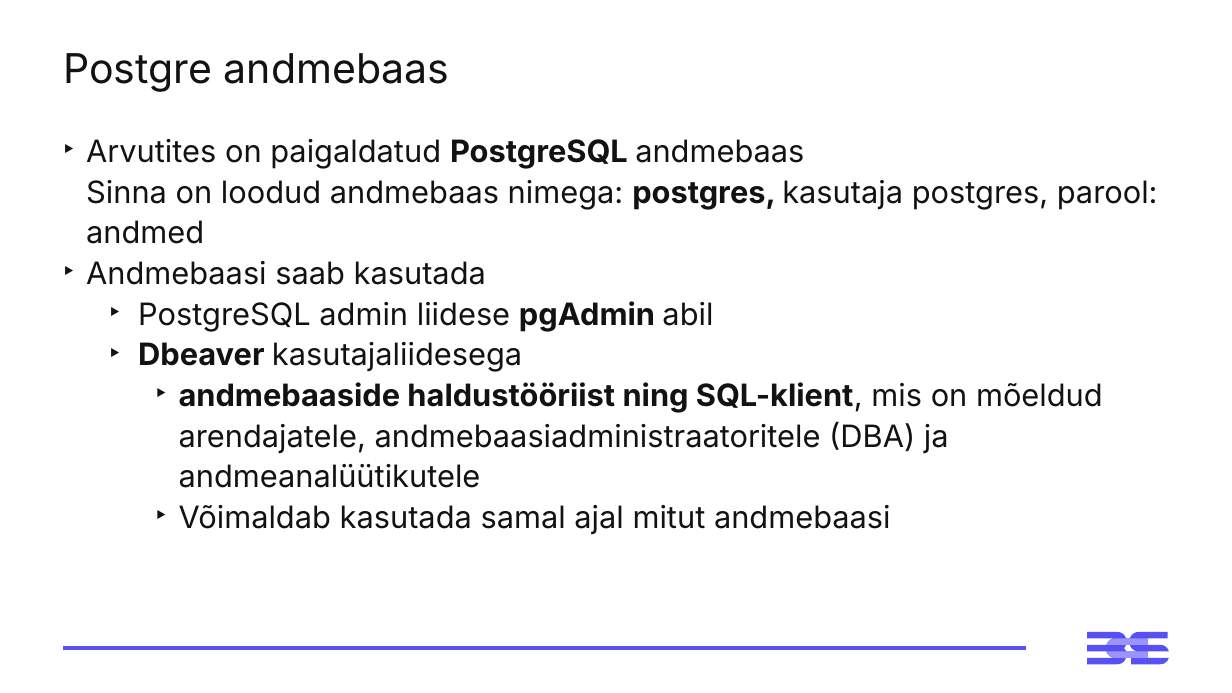
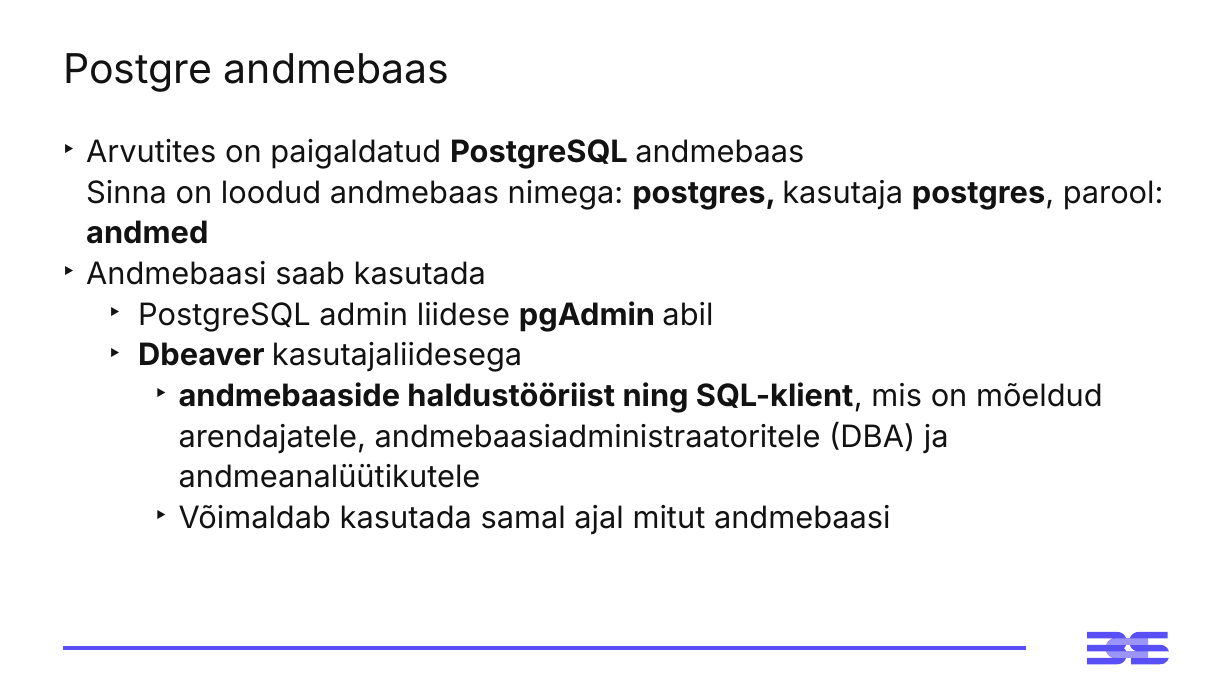
Before and after one commit to emilieabel/andmetarkus, a slide deck: slide 14 of Materjalid/Day6 SQL/6-paev-andmetarkus-esitlus.pptx (slide 13 before the commit). Drawn at 1232x693 pixels with LibreOffice and Linux fonts; fonts in the diff are those of the drawing. Boxes give left, top, right and bottom in pixels: in the first picture for what was removed or moved away, otherwise in the second. Text is boxed around its words. In the diff, an @@ line names an element or a change of style, - is before the commit and + after.

```diff
--- a/Materjalid/Day6 SQL/6-paev-andmetarkus-esitlus.pptx
+++ b/Materjalid/Day6 SQL/6-paev-andmetarkus-esitlus.pptx
@@ text at box(86, 139, 1164, 244): bold on in "postgres, andmed" @@
```
Also in this commit, not shown: 6 other slides changed, 2 slides added, 1 slide removed.
